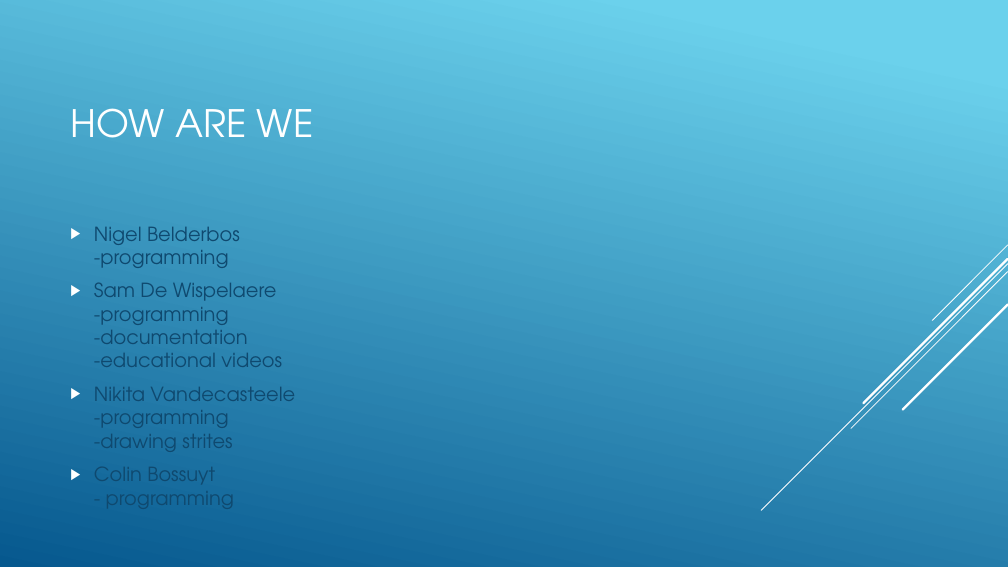
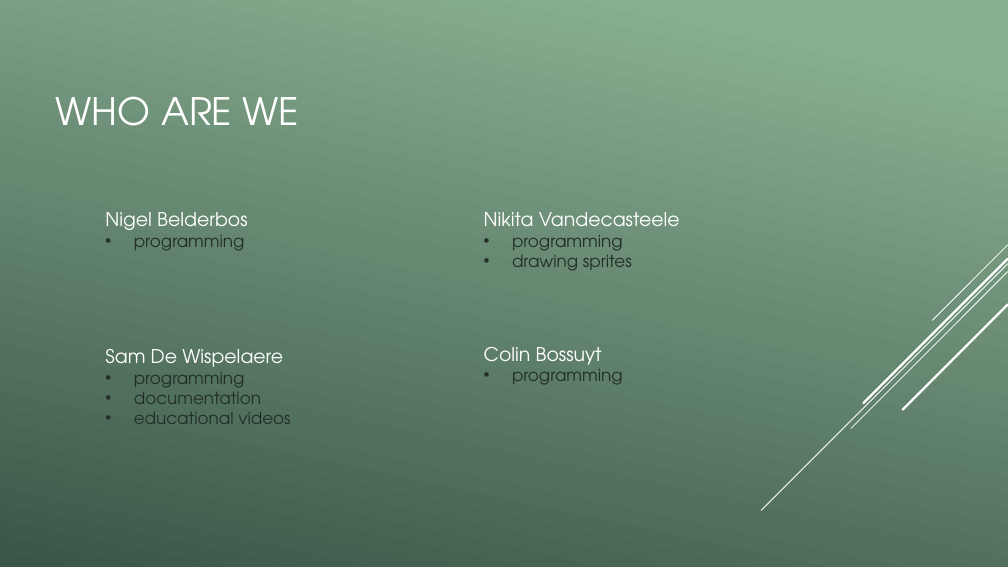
Before and after one commit to vives-project-xp/EducationalGame2, a slide deck: slide 2 of Educational_game_2.pptx. Drawn at 1008x567 pixels with LibreOffice and Linux fonts; fonts in the diff are those of the drawing. Boxes give left, top, right and bottom in pixels: in the first picture for what was removed or moved away, otherwise in the second. Text is boxed around its words. In the diff, an @@ line names an element or a change of style, - is before the commit and + after.

Commit message:
update ppt

```diff
--- a/Educational_game_2.pptx
+++ b/Educational_game_2.pptx
@@ background gradient #6ED2EB to #06588E to gradient #88AE92 to #3B5647 @@
@@ title at [56, 96, 300, 126]: text changed @@
-HOW ARE WE
+WHO ARE WE
@@ text removed at [94, 227, 295, 452] @@
-▶ Nigel Belderbos
-  -programming
-▶ Sam De Wispelaere
-  -programming
-  -documentation
-  -educational videos
-▶ Nikita Vandecasteele
-  -programming
-  -drawing strites
-▶ Colin Bossuyt
-  - programming
@@ text added at [105, 212, 247, 251], 18 pt, text #FFFFFF @@
+Nigel Belderbos
+• programming
@@ text added at [484, 212, 680, 271], 16 pt, text #223028 @@
+Nikita Vandecasteele
+• programming
+• drawing sprites
@@ text added at [105, 349, 290, 424], 16 pt, text #223028 @@
+Sam De Wispelaere
+• programming
+• documentation
+• educational videos
@@ text added at [484, 347, 623, 385], 18 pt, text #FFFFFF @@
+Colin Bossuyt
+• programming
```
Also in this commit, not shown: 2 other slides changed, 5 slides added, 6 slides removed, 1 other file.
